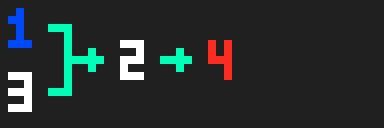
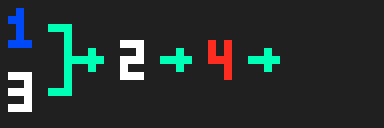
Layered file, before and after one edit (384 x 128). Changes by layer:
painted on "algor_0.png" over (248, 48, 280, 72)
